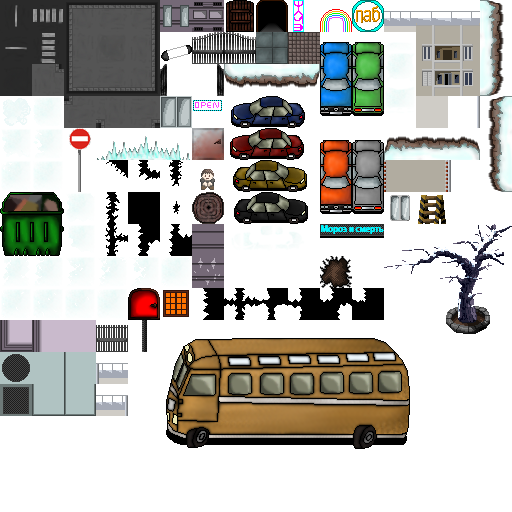
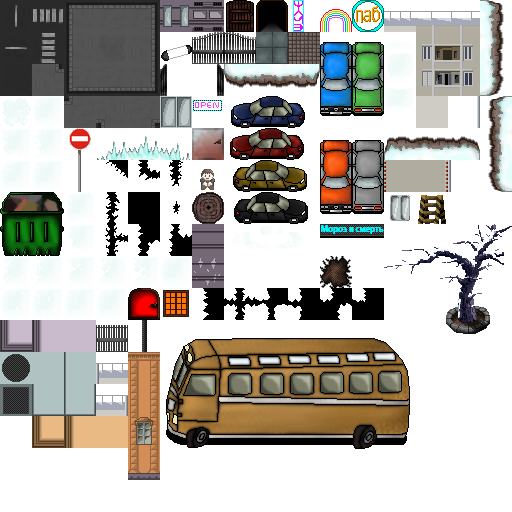
The second (512, 512) image is a revision of the first. Changes to its layers:
painted on "Мороз и смерть copie 3" over left=32, top=352, right=160, bottom=480
